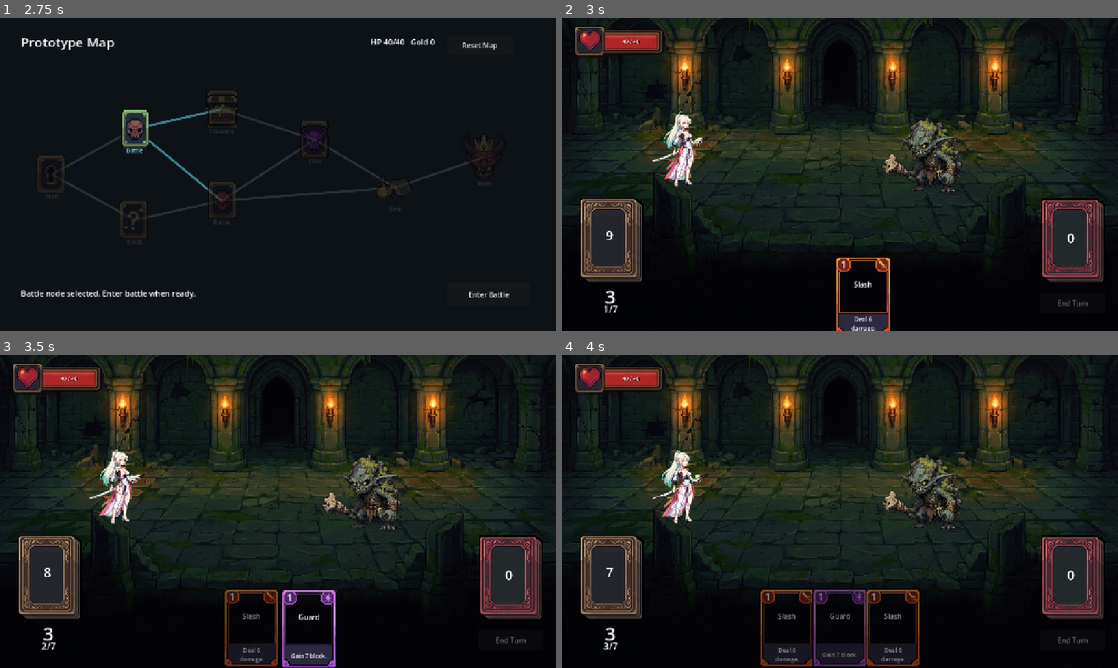
Above: before the commit, frames 1-4 (two rows, left to right).
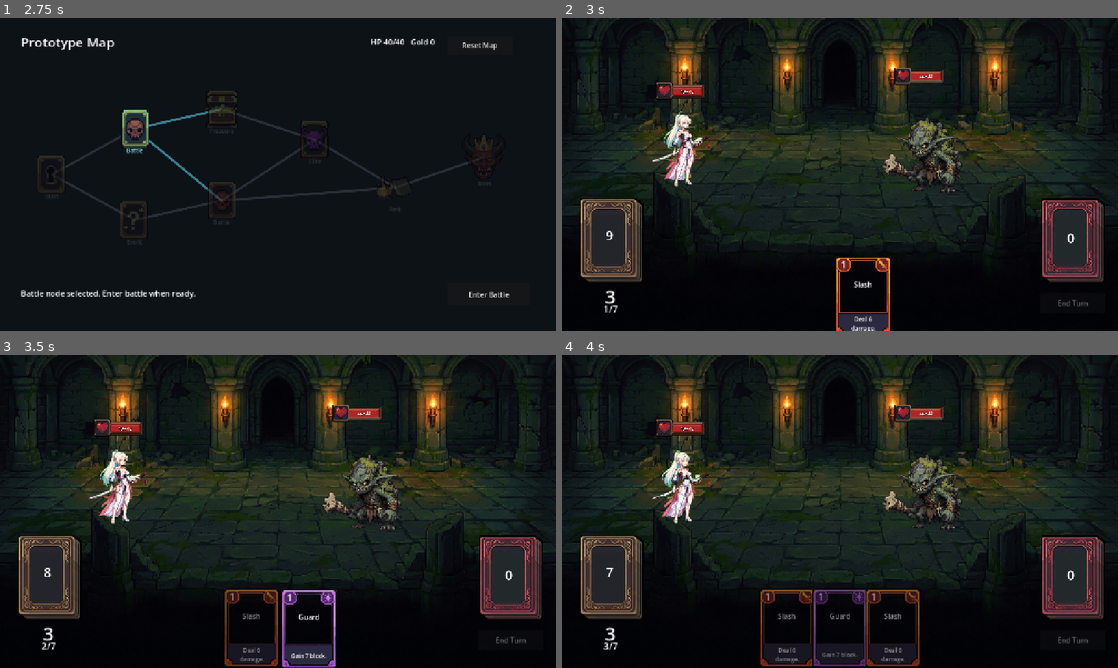
Above: after the commit, the same moments.

Repository: lbk0827/Project_A
Game: Godot game, scene res://scenes/map/map_screen.tscn
The game is run twice, just before and just after one commit, with the same random seed, the same clock (stepped at 60 frames per second) and the same inputs.
Inputs (mouse positions are in pixels of both pictures, inside the frame that each line leads up to):
- Up to frame 1 (2.75 s): click "Start" at 0.5 s; click "Start" at 1.25 s; click "Battle" at 2 s
- Up to frame 2 (3 s): click "Enter Battle" at 2.75 s
- Up to frame 3 (3.5 s): no input
- Up to frame 4 (4 s): tap Enter (ui_accept) at 3.5, 3.77 s; move the mouse to (962, 495) at 3.52 s; hold Right (ui_right) from 3.53 s (still down); click (962, 495) at 3.67 s

Frame 1 is identical in both runs. In frame 2, 1.8% of the frame differs, in the area x 2-69%, y 2-26%; in frame 3, 1.8%; in frame 4, 1.8%.

Commit message:
전투 캐릭터 HP 바 표시 개선
기존 캐릭터 HP 게이지 씬을 축소해 플레이어와 몬스터 머리 위에 표시하도록 연결했습니다.

몬스터 데이터에 HP 바 위치 오프셋을 추가하고, 전투 중 HP 변경 시 양쪽 게이지가 갱신되도록 처리했습니다.

HP 숫자 폰트 크기를 34로 키우고 시각 중심 보정을 적용했습니다.

Diff:
--- a/project-a/data/monsters/AbyssalCrownGuardian.tres
+++ b/project-a/data/monsters/AbyssalCrownGuardian.tres
@@ -14,3 +14,4 @@
 stats = ExtResource("2_stats")
 scene = ExtResource("3_scene")
 intents = Array[ExtResource("4_heavy")]([ExtResource("4_heavy"), ExtResource("5_brace"), ExtResource("4_heavy"), ExtResource("6_stab")])
+hp_bar_offset = Vector2(0, -176)
--- a/project-a/data/monsters/BoneCrawler.tres
+++ b/project-a/data/monsters/BoneCrawler.tres
@@ -14,3 +14,4 @@
 stats = ExtResource("2_stats")
 scene = ExtResource("3_scene")
 intents = Array[ExtResource("4_heavy")]([ExtResource("4_heavy"), ExtResource("5_stab"), ExtResource("6_brace")])
+hp_bar_offset = Vector2(0, -148)
--- a/project-a/data/monsters/MireImp.tres
+++ b/project-a/data/monsters/MireImp.tres
@@ -15,3 +15,4 @@
 stats = ExtResource("2_stats")
 scene = ExtResource("3_scene")
 intents = Array[ExtResource("1_54vcn")]([ExtResource("4_stab"), ExtResource("5_brace"), ExtResource("6_heavy")])
+hp_bar_offset = Vector2(0, -164)
--- a/project-a/scenes/ui/panel/gauge_hp.tscn
+++ b/project-a/scenes/ui/panel/gauge_hp.tscn
@@ -52,7 +52,7 @@
 theme_override_colors/font_shadow_color = Color(0, 0, 0, 0.7)
 theme_override_constants/shadow_offset_x = 2
 theme_override_constants/shadow_offset_y = 2
-theme_override_font_sizes/font_size = 24
+theme_override_font_sizes/font_size = 34
 text = "40 / 40"
 horizontal_alignment = 1
 vertical_alignment = 1
--- a/project-a/scripts/core/ingame.gd
+++ b/project-a/scripts/core/ingame.gd
@@ -8,6 +8,10 @@
 const CARD_FAN_DEGREES := 9.0
 const MONSTER_DROP_RADIUS := 90.0
 const BATTLE_UI_SCENE := preload("res://scenes/ui/battle_ui.tscn")
+const ENEMY_HP_BAR_SCENE := preload("res://scenes/ui/panel/gauge_hp.tscn")
+const ENEMY_HP_BAR_SCALE := Vector2(0.28, 0.28)
+const COMBAT_HP_BAR_VISUAL_CENTER_OFFSET := Vector2(-18, 0)
+const PLAYER_HP_BAR_OFFSET := Vector2(0, -130)
 const CARD_VIEW_SCENE := preload("res://scenes/ui/cards/CardView.tscn")
 const CARD_HAND_SETTINGS := preload("res://scenes/ui/cards/CardHandSettings.tres")
 const PLAYER_STATS := preload("res://data/player/PlayerStats.tres")
@@ -37,6 +41,8 @@
 var enemy_intents: Array[EnemyIntentData] = []
 var monster: Node2D
 var monster_sprite: CanvasItem
+var player_hp_bar: Control
+var enemy_hp_bar: Control
 var player_hp := 0
 var player_block := 0
 var enemy_hp := 0
@@ -73,6 +79,7 @@
 
 func _setup_scene():
 	player_home_position = heroine.global_position
+	_setup_player_hp_bar()
 	if is_instance_valid(camera):
 		camera.enabled = true
 		camera.position_smoothing_enabled = true
@@ -80,6 +87,14 @@
 	if heroine.has_method("set_movement_enabled"):
 		heroine.call("set_movement_enabled", false)
 
+func _setup_player_hp_bar():
+	if is_instance_valid(player_hp_bar):
+		player_hp_bar.queue_free()
+	player_hp_bar = ENEMY_HP_BAR_SCENE.instantiate()
+	heroine.add_child(player_hp_bar)
+	player_hp_bar.scale = ENEMY_HP_BAR_SCALE
+	player_hp_bar.position = _get_combat_hp_bar_position(player_hp_bar, PLAYER_HP_BAR_OFFSET)
+
 func _setup_monster(data: MonsterData):
 	monster_data = data
 	enemy_intents = data.intents.duplicate()
@@ -92,6 +107,18 @@
 	add_child(monster)
 	monster.global_position = monster_spawn.global_position
 	monster_sprite = monster.get_node_or_null("AnimatedSprite2D") as CanvasItem
+	_setup_enemy_hp_bar()
+
+func _setup_enemy_hp_bar():
+	if is_instance_valid(enemy_hp_bar):
+		enemy_hp_bar.queue_free()
+	enemy_hp_bar = ENEMY_HP_BAR_SCENE.instantiate()
+	monster.add_child(enemy_hp_bar)
+	enemy_hp_bar.scale = ENEMY_HP_BAR_SCALE
+	enemy_hp_bar.position = _get_combat_hp_bar_position(enemy_hp_bar, monster_data.hp_bar_offset)
+
+func _get_combat_hp_bar_position(hp_bar: Control, offset: Vector2) -> Vector2:
+	return offset - hp_bar.size * hp_bar.scale * 0.5 + COMBAT_HP_BAR_VISUAL_CENTER_OFFSET
 
 func _get_selected_monster_data() -> MonsterData:
 	var run_state := _run_state()
@@ -110,6 +137,10 @@
 	targeting_dot = battle_ui.get_node("%TargetingDot")
 	end_turn_button = battle_ui.get_node("%EndTurnButton")
 	restart_button = battle_ui.get_node("%RestartButton")
+
+	var legacy_player_hp := battle_ui.get_node_or_null("%GaugeHp")
+	if legacy_player_hp is Control:
+		legacy_player_hp.visible = false
 
 	targeting_dot_style = StyleBoxFlat.new()
 	targeting_dot.add_theme_stylebox_override("panel", targeting_dot_style)
@@ -150,6 +181,8 @@
 	if monster.has_method("reset_combat_state"):
 		monster.call("reset_combat_state")
 	_reset_monster_visual()
+	_update_player_hp_bar()
+	_update_enemy_hp_bar()
 	_log("Battle start. Defeat %s." % monster_data.display_name)
 	_start_player_turn(true)
 
@@ -321,6 +354,7 @@
 	if enemy_hp <= 0:
 		battle_over = true
 		battle_won = true
+		_update_enemy_hp_bar()
 		end_turn_button.visible = false
 		restart_button.text = "Victory - Map"
 		restart_button.visible = true
@@ -332,6 +366,7 @@
 		_log("The enemy is defeated.")
 	elif damaged_enemy:
 		_play_monster_hit()
+		_update_enemy_hp_bar()
 
 func _damage_player(amount: int):
 	var incoming: int = amount
@@ -349,6 +384,7 @@
 
 	if heroine.has_method("update_hp_state"):
 		heroine.call("update_hp_state", player_hp, PLAYER_STATS.max_hp)
+	_update_player_hp_bar()
 
 	if player_hp <= 0:
 		battle_over = true
@@ -497,11 +533,12 @@
 	end_turn_button.disabled = battle_over or combat_sequence_active
 	_reset_hand_drag_state()
 	if is_instance_valid(battle_ui):
-		battle_ui.call("set_player_hp", player_hp, PLAYER_STATS.max_hp)
 		battle_ui.call("set_energy", energy)
 		battle_ui.call("set_hand_count", hand.size(), MAX_HAND_SIZE)
 		battle_ui.call("set_deck_count", draw_pile.size())
 		battle_ui.call("set_tomb_count", discard_pile.size())
+	_update_player_hp_bar()
+	_update_enemy_hp_bar()
 
 	for child in hand_container.get_children():
 		child.queue_free()
@@ -587,6 +624,14 @@
 	if is_instance_valid(monster_sprite):
 		monster_sprite.modulate = Color.WHITE
 
+func _update_player_hp_bar():
+	if is_instance_valid(player_hp_bar) and player_hp_bar.has_method("set_player_hp"):
+		player_hp_bar.call("set_player_hp", player_hp, PLAYER_STATS.max_hp)
+
+func _update_enemy_hp_bar():
+	if is_instance_valid(enemy_hp_bar) and enemy_hp_bar.has_method("set_player_hp"):
+		enemy_hp_bar.call("set_player_hp", enemy_hp, monster_data.stats.max_hp)
+
 func _on_card_drag_started(index: int):
 	selected_card_index = index
 	is_card_play_lifted = false
--- a/project-a/scripts/data/monster_data.gd
+++ b/project-a/scripts/data/monster_data.gd
@@ -6,3 +6,4 @@
 @export var stats: CombatantStats
 @export var scene: PackedScene
 @export var intents: Array[EnemyIntentData] = []
+@export var hp_bar_offset := Vector2(0, -172)
